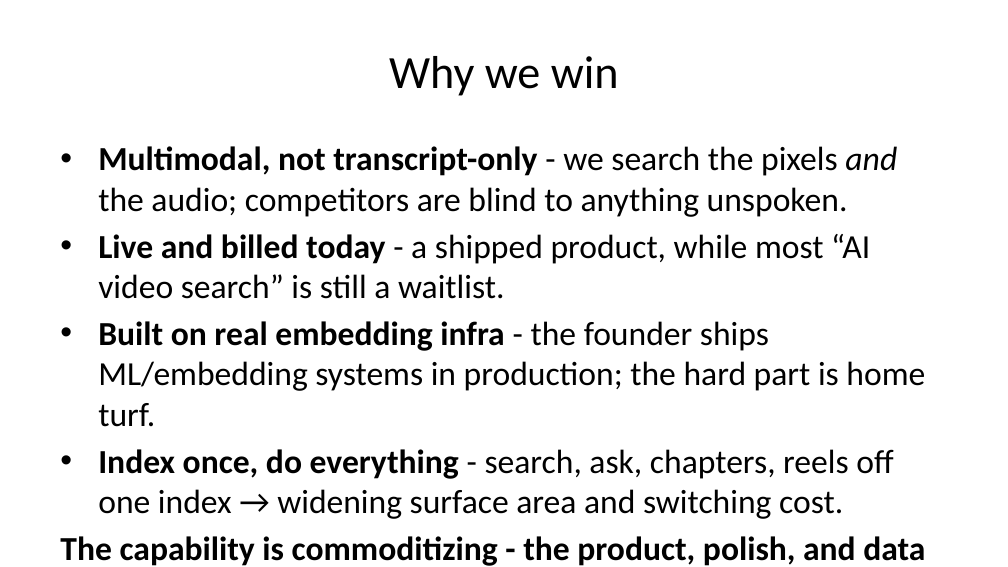
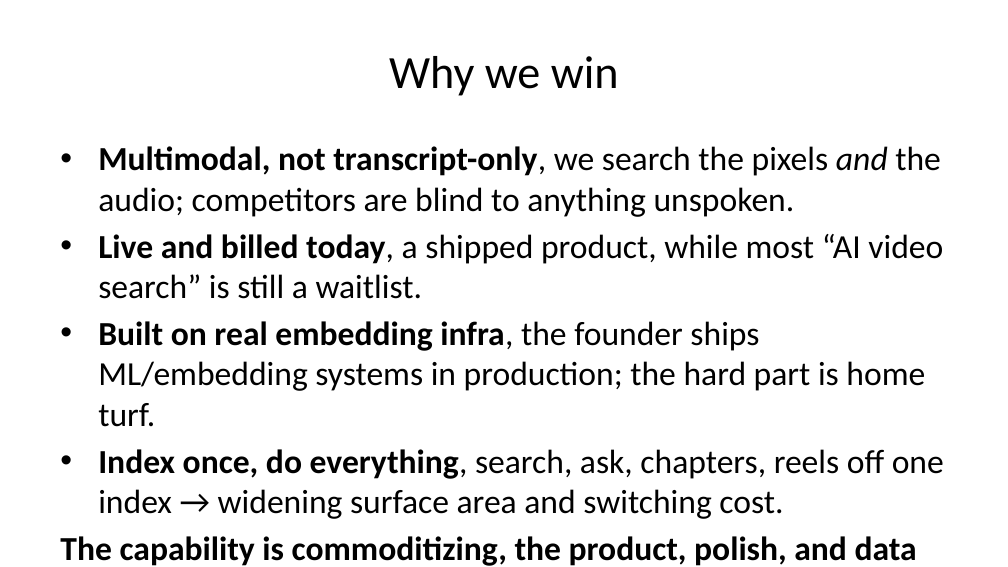
Before and after one commit to ernest-opara/scrubless, a slide deck: slide 12 of docs/PITCH-editable.pptx. Drawn at 1008x567 pixels with LibreOffice and Linux fonts; fonts in the diff are those of the drawing. Boxes give left, top, right and bottom in pixels: in the first picture for what was removed or moved away, otherwise in the second. Text is boxed around its words. In the diff, an @@ line names an element or a change of style, - is before the commit and + after.

```diff
--- a/docs/PITCH-editable.pptx
+++ b/docs/PITCH-editable.pptx
@@ text at [60, 146, 944, 566]: text changed @@
-• Multimodal, not transcript-only - we search the pixels and the audio; competitors are blind to anything unspoken.
-• Live and billed today - a shipped product, while most “AI video search” is still a waitlist.
-• Built on real embedding infra - the founder ships ML/embedding systems in production; the hard part is home turf.
-• Index once, do everything - search, ask, chapters, reels off one index → widening surface area and switching cost.
-The capability is commoditizing - the product, polish, and data flywheel are not.
+• Multimodal, not transcript-only, we search the pixels and the audio; competitors are blind to anything unspoken.
+• Live and billed today, a shipped product, while most “AI video search” is still a waitlist.
+• Built on real embedding infra, the founder ships ML/embedding systems in production; the hard part is home turf.
+• Index once, do everything, search, ask, chapters, reels off one index → widening surface area and switching cost.
+The capability is commoditizing, the product, polish, and data flywheel are not.
```
Also in this commit, not shown: 11 other slides changed, 12 other files.
